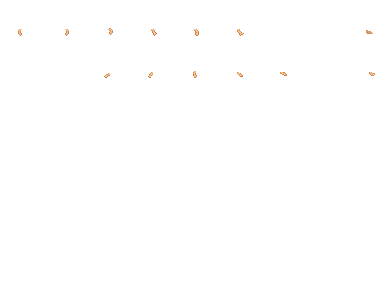
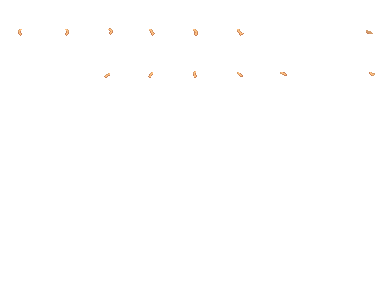
Before/after of a 387px x 301px layered artwork. What changed in the layer stack:
painted on "eye" over [149, 29, 199, 36]
